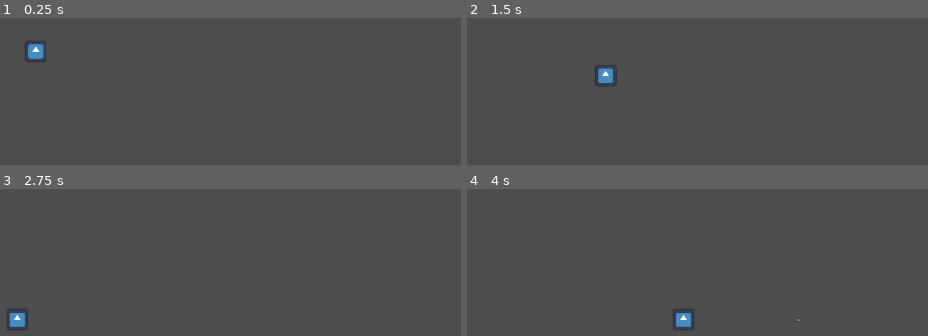
Above: before the commit, frames 1-4 (two rows, left to right).
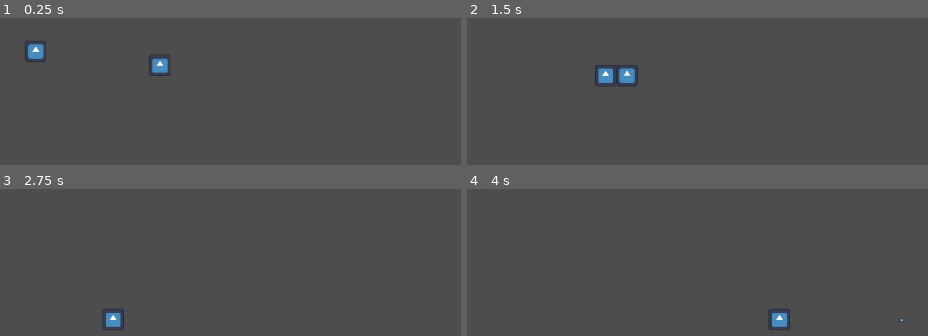
Above: after the commit, the same moments.

Repository: pengpa0012/godot-2d-multiplayer
Game: Godot game, scene res://scenes/world.tscn
Same seed, same stepped clock (60 frames per second), same inputs: the game is played once before the commit and once after it. The engine's default icon, where the game draws it, is replaced by a stand-in: a white triangle on a blue panel in a dark square.
Inputs:
- Up to frame 1 (0.25 s): no input
- Up to frame 2 (1.5 s): tap Enter (ui_accept) at 0.5, 0.77 s; hold D (ui_right) from 0.53 s (still down)
- Up to frame 3 (2.75 s): tap Enter (ui_accept) at 1.52 s; release D (ui_right) at 2.03 s; hold A (ui_left) from 2.03 s (still down)
- Up to frame 4 (4 s): release A (ui_left) at 2.78 s; hold D (ui_right) from 2.78 s (still down); tap Enter (ui_accept) at 3.02, 3.77 s

The runs differ from the first frame. In frame 1, 0.5% of the frame differs, in the area x 32-37%, y 25-40%; in frame 2, 0.5%; in frame 3, 0.8%; in frame 4, 0.9%, in the area x 44-95%, y 81-96%.

Commit message:
added collision wall, bullet

Diff:
--- a/scenes/bullet.tscn
+++ b/scenes/bullet.tscn
@@ -16,3 +16,5 @@
 
 [node name="CollisionShape2D" type="CollisionShape2D" parent="."]
 shape = SubResource("CircleShape2D_gpm71")
+
+[connection signal="body_entered" from="." to="." method="_on_body_entered"]
--- a/scenes/player.tscn
+++ b/scenes/player.tscn
@@ -18,4 +18,4 @@
 shape = SubResource("RectangleShape2D_dr52g")
 
 [node name="Muzzle" type="Marker2D" parent="."]
-position = Vector2(16, 1)
+position = Vector2(26, 1)
--- a/scenes/wall.tscn
+++ b/scenes/wall.tscn
@@ -1,14 +1,9 @@
-[gd_scene load_steps=3 format=3 uid="uid://h3nkdsyaugjc"]
+[gd_scene load_steps=2 format=3 uid="uid://cf8tbmshm1ixu"]
 
-[ext_resource type="Script" path="res://script/wall.gd" id="1_ai4qf"]
+[sub_resource type="RectangleShape2D" id="RectangleShape2D_g0uxm"]
+size = Vector2(39.5, 826.5)
 
-[sub_resource type="RectangleShape2D" id="RectangleShape2D_3psua"]
-size = Vector2(4, 620)
-
-[node name="Wall" type="Area2D"]
-script = ExtResource("1_ai4qf")
+[node name="wall" type="StaticBody2D"]
 
 [node name="CollisionShape2D" type="CollisionShape2D" parent="."]
-shape = SubResource("RectangleShape2D_3psua")
-
-[connection signal="body_entered" from="." to="." method="_on_body_entered"]
+shape = SubResource("RectangleShape2D_g0uxm")
--- a/scenes/world.tscn
+++ b/scenes/world.tscn
@@ -52,15 +52,14 @@
 shape = SubResource("RectangleShape2D_ruds6")
 
 [node name="player2" parent="." instance=ExtResource("2_t71fn")]
-visible = false
 position = Vector2(718, 323)
 controls = ExtResource("4_lbvn2")
 
 [node name="player" parent="." instance=ExtResource("2_t71fn")]
 controls = ExtResource("3_ed6sp")
 
-[node name="Wall2" parent="." instance=ExtResource("5_la1nb")]
-position = Vector2(-13, 295)
+[node name="wall" parent="." instance=ExtResource("5_la1nb")]
+position = Vector2(1175, 344)
 
-[node name="Wall" parent="." instance=ExtResource("5_la1nb")]
-position = Vector2(1158, 284)
+[node name="wall" parent="wall" instance=ExtResource("5_la1nb")]
+position = Vector2(-1196, -1)
--- a/script/bullet.gd
+++ b/script/bullet.gd
@@ -5,7 +5,7 @@
 func _physics_process(delta):
 	position += transform.x * speed * delta
 
-func _on_Bullet_body_entered(body):
-	if body.is_in_group("mobs"):
+func _on_body_entered(body):
+	if "player" in body.name:
 		body.queue_free()
 	queue_free()
--- a/script/wall.gd
+++ /dev/null
@@ -1,5 +0,0 @@
-extends Area2D
-
-
-func _on_body_entered(body):
-	print(body)
Not shown: 1 places in scenes/world.tscn that only renumber resources
